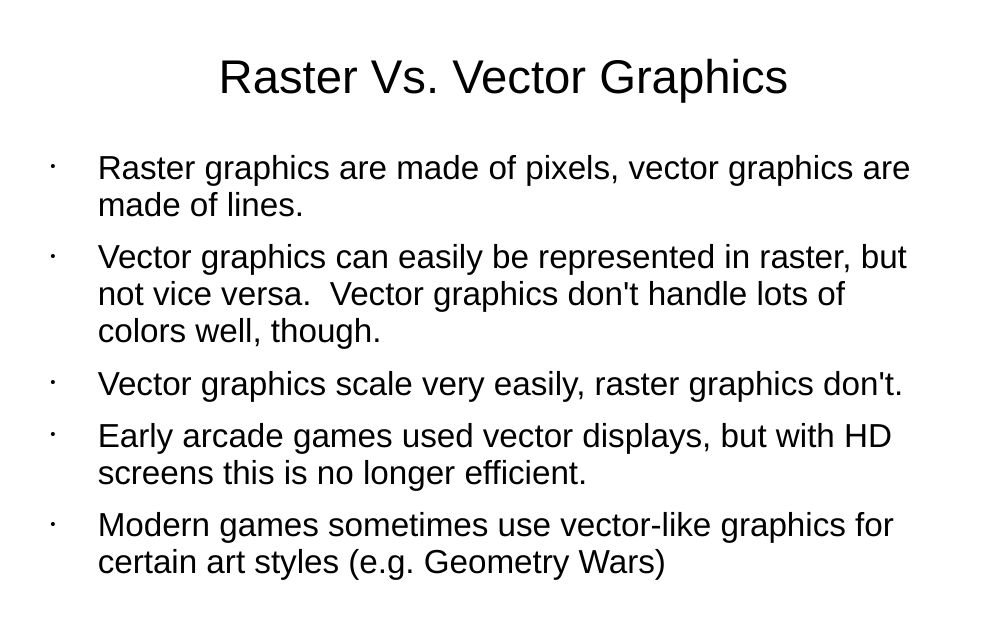
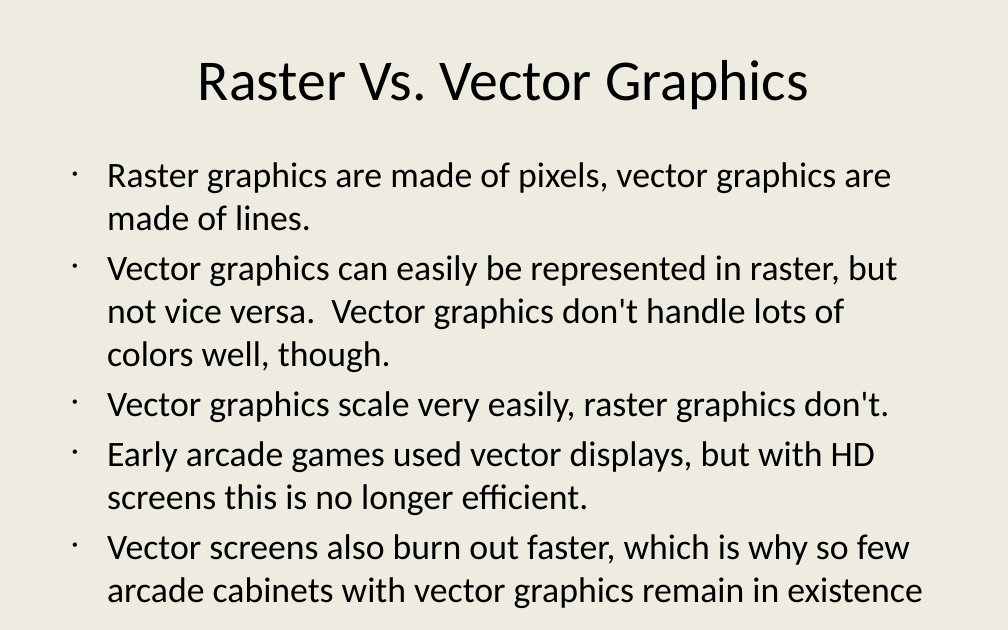
Before and after one commit to JesseTG/Linear-Algebra-Demo, a slide deck: slide 4 of Presentation Notes.pptx. Drawn at 1008x630 pixels with LibreOffice and Linux fonts; fonts in the diff are those of the drawing. Boxes give left, top, right and bottom in pixels: in the first picture for what was removed or moved away, otherwise in the second. Text is boxed around its words. In the diff, an @@ line names an element or a change of style, - is before the commit and + after.

```diff
--- a/Presentation Notes.pptx
+++ b/Presentation Notes.pptx
@@ background #FFFFFF to #EEECE1 @@
@@ title "Raster Vs. Vector Graphics" at [198, 60, 809, 110]: size 27 to 33 pt, font Arial to Calibri; line spacing 0.93 to 1 @@
@@ text at [107, 162, 897, 515]: size 19 to 20.4 pt, font Arial to Calibri in "Raster graphics are made of pixels, vector ...", "Vector graphics can easily be represented in ...", "Vector graphics scale very easily, raster graphics ...", "Early arcade games used vector displays, but ..."; indent changed; line spacing 0.93 to 1; less space between paragraphs @@
@@ text at [107, 534, 922, 608]: text changed; size 19 to 20.4 pt; font Arial to Calibri @@
-• Modern games sometimes use vector-like graphics for certain art styles (e.g. Geometry Wars)
+• Vector screens also burn out faster, which is why so few arcade cabinets with vector graphics remain in existence
```
Also in this commit, not shown: 6 other slides changed, 5 slides added, 1 slide removed, 31 other files.
